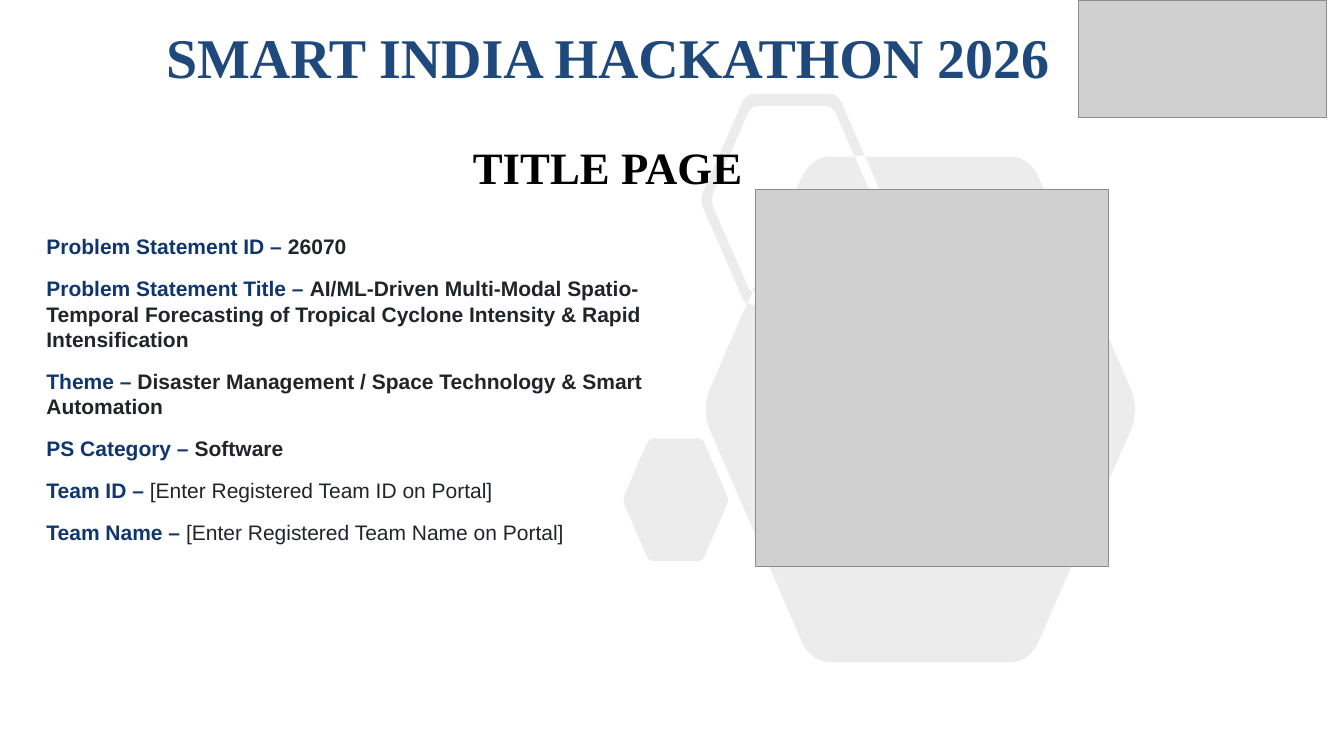
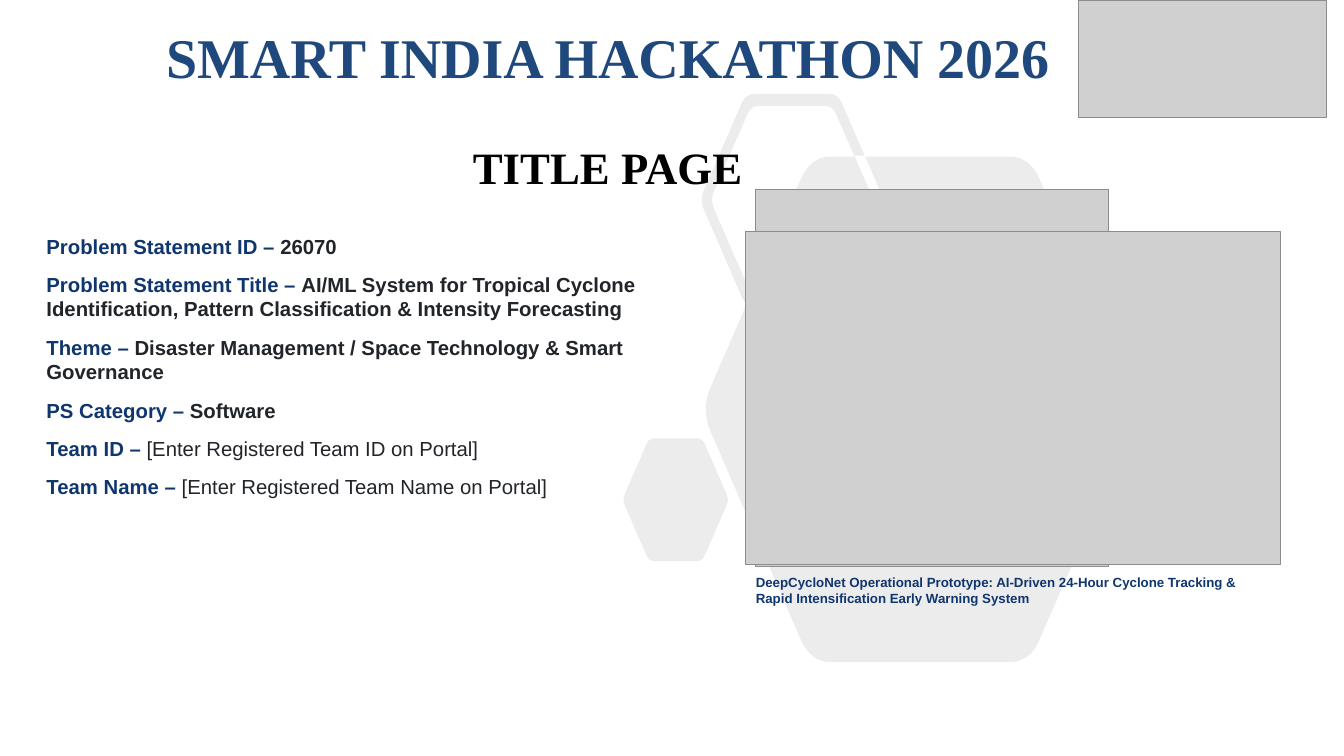
Before and after one commit to theDivinePenguin/cycml, a slide deck: slide 1 of SIH2026-IDEA-Presentation-Format.pptx. Drawn at 1344x756 pixels with LibreOffice and Linux fonts; fonts in the diff are those of the drawing; grey boxes stand for pictures. Boxes give left, top, right and bottom in pixels: in the first picture for what was removed or moved away, otherwise in the second. Text is boxed around its words. In the diff, an @@ line names an element or a change of style, - is before the commit and + after.

Commit message:
feat(presentation): populate official 6-slide SIH template with flowcharts, least-error cyclone graphs, roadmap, and export to PDF

```diff
--- a/SIH2026-IDEA-Presentation-Format.pptx
+++ b/SIH2026-IDEA-Presentation-Format.pptx
@@ text at (x1=46, y1=239, x2=547, y2=499): size 15 to 14.5 pt in "Problem Statement ID – 26070", "PS Category – Software", "Team ID – [Enter Registered Team ID ...", "Team Name – [Enter Registered Team Name ..."; less space between paragraphs @@
@@ picture added at (x1=746, y1=232, x2=1280, y2=565) @@
@@ text at (x1=46, y1=277, x2=635, y2=380): text changed; size 15 to 14.5 pt @@
-Problem Statement Title – AI/ML-Driven Multi-Modal Spatio-Temporal Forecasting of Tropical Cyclone Intensity & Rapid Intensification
-Theme – Disaster Management / Space Technology & Smart Automation
+Problem Statement Title – AI/ML System for Tropical Cyclone Identification, Pattern Classification & Intensity Forecasting
+Theme – Disaster Management / Space Technology & Smart Governance
@@ text added at (x1=756, y1=577, x2=1223, y2=606), 9.5 pt, text #10366E, bold @@
+DeepCycloNet Operational Prototype: AI-Driven 24-Hour Cyclone Tracking & Rapid Intensification Early Warning System
```
Also in this commit, not shown: 5 other slides changed, 1 slide removed, 8 other files.
